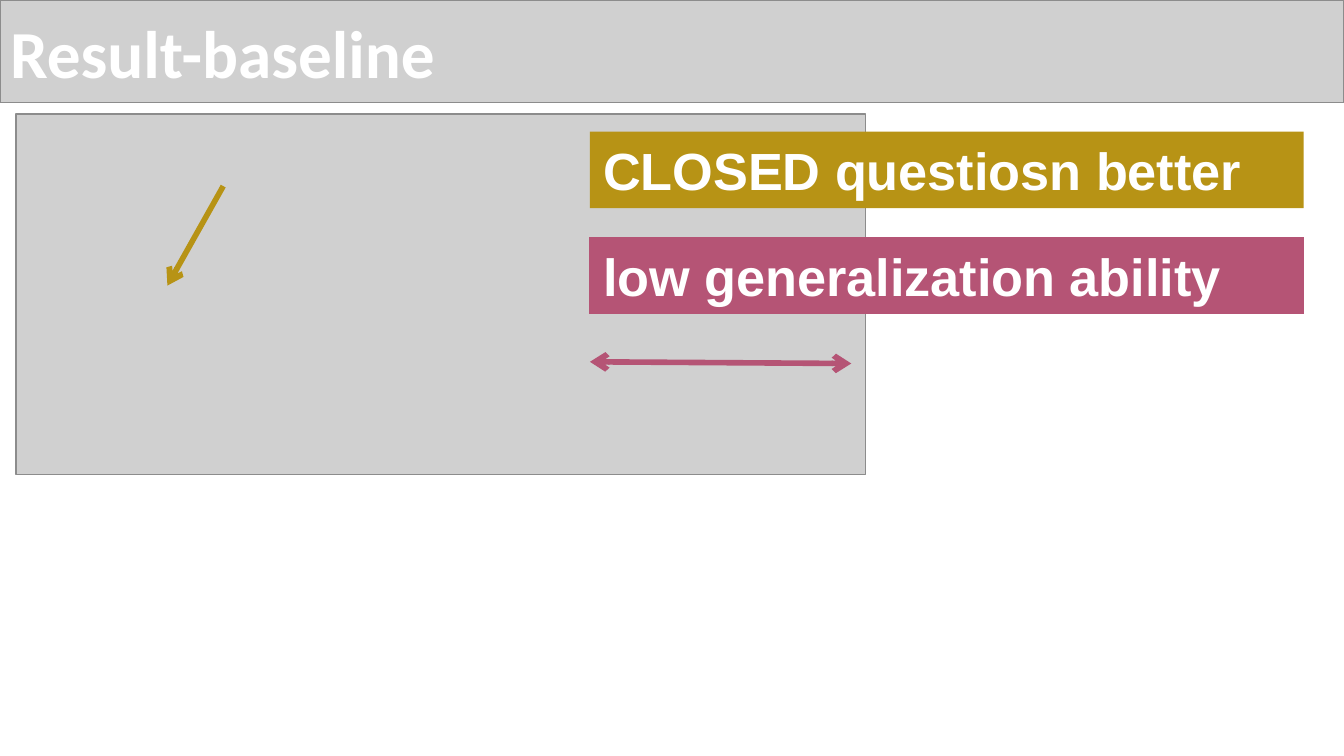
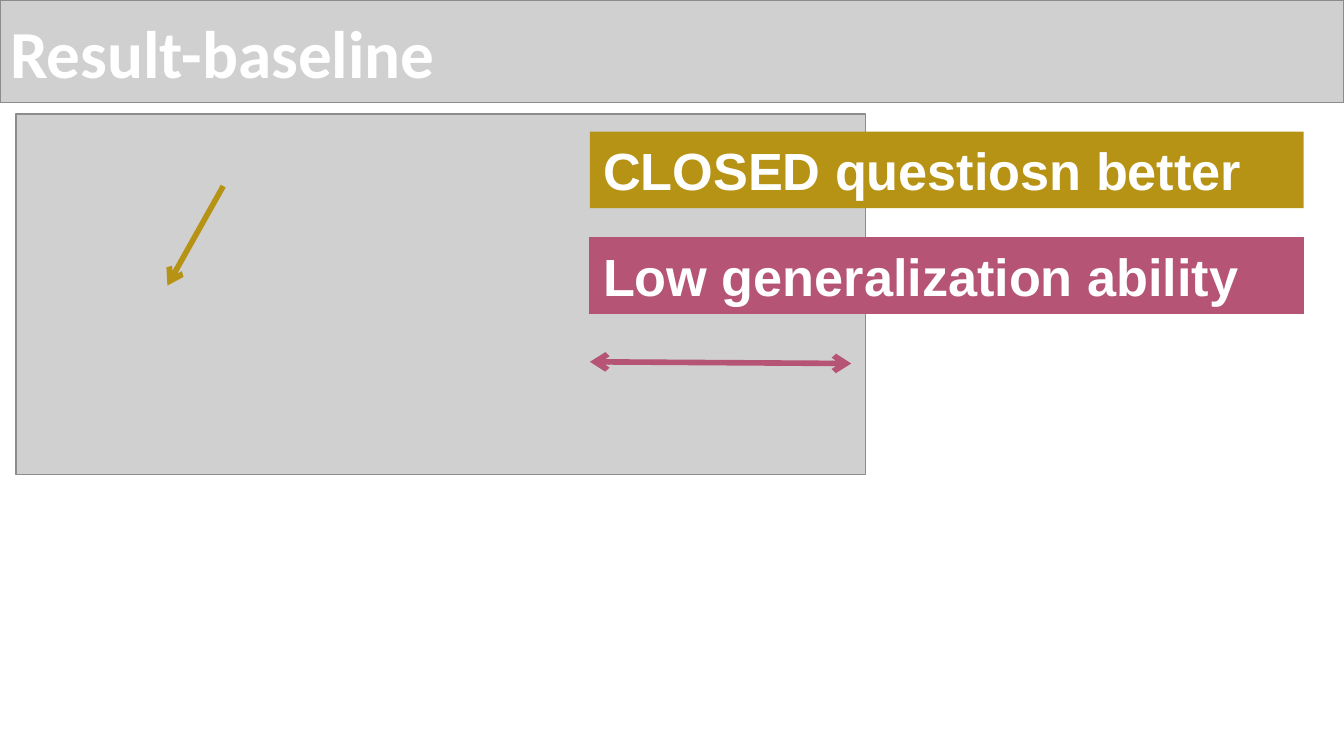
Before and after one commit to zhongjp21-coder/WOA7015_AlternativeAsscement, a slide deck: slide 10 of Report Dir/WOX7001_assignment2_zouting(24201617).pptx. Drawn at 1344x756 pixels with LibreOffice and Linux fonts; fonts in the diff are those of the drawing; grey boxes stand for pictures. Boxes give left, top, right and bottom in pixels: in the first picture for what was removed or moved away, otherwise in the second. Text is boxed around its words. In the diff, an @@ line names an element or a change of style, - is before the commit and + after.

```diff
--- a/Report Dir/WOX7001_assignment2_zouting(24201617).pptx
+++ b/Report Dir/WOX7001_assignment2_zouting(24201617).pptx
@@ text in rectangle at [603,258,1238,306]: text changed @@
-low generalization ability
+Low generalization ability
```
Also in this commit, not shown: 1 other slide changed, 3 slides added, 4 slides removed, 3 other files.
